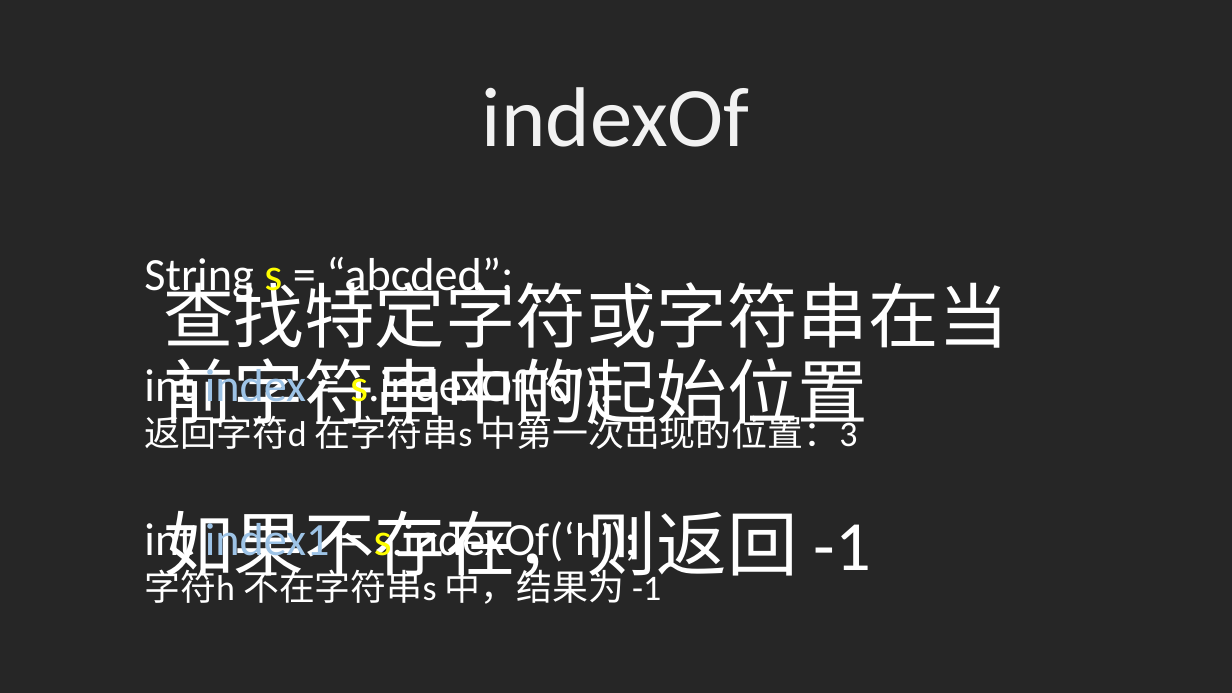
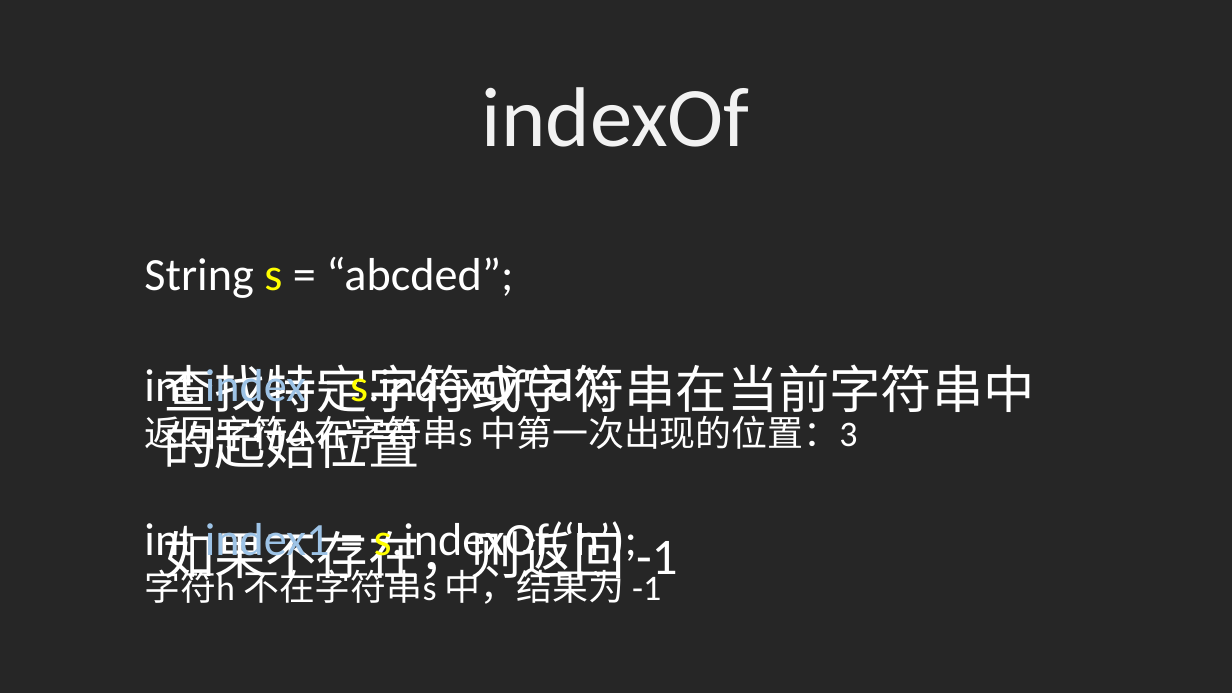
Before and after one commit to mixinan/mygit, a slide deck: slide 4 of String.ppt. Drawn at 1232x693 pixels with LibreOffice and Linux fonts; fonts in the diff are those of the drawing; background and template pictures are left out. Boxes give left, top, right and bottom in pixels: in the first picture for what was removed or moved away, otherwise in the second. Text is boxed around its words. In the diff, an @@ line names an element or a change of style, - is before the commit and + after.

```diff
--- a/String.ppt
+++ b/String.ppt
@@ title "查找特定字符或字符串在当前字符串中的起始位置 如果不存在，则返回 -1" at box(163, 364, 1035, 587): size 55 to 40 pt @@
```
Also in this commit, not shown: 2 other slides changed, 17 other files.
